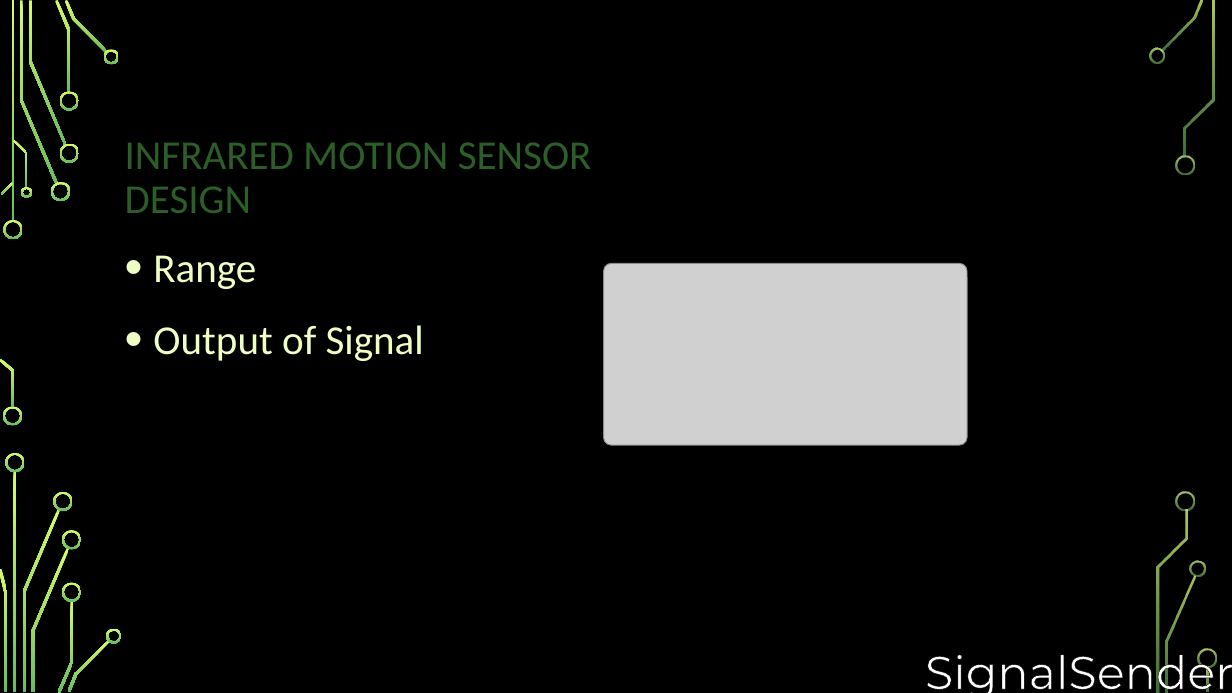
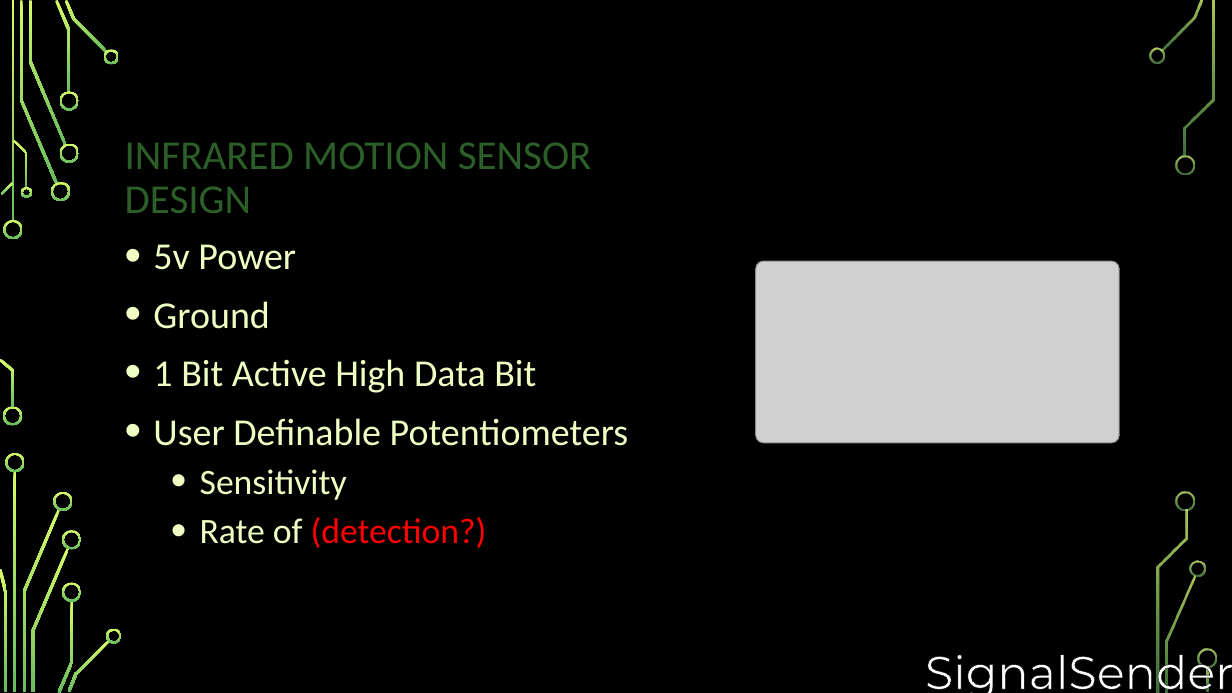
Before and after one commit to djklup/SignalSenders, a slide deck: slide 8 of Project Details/IR Presentation 3.pptx. Drawn at 1232x693 pixels with LibreOffice and Linux fonts; fonts in the diff are those of the drawing; grey boxes stand for pictures; background and template pictures are left out. Boxes give left, top, right and bottom in pixels: in the first picture for what was removed or moved away, otherwise in the second. Text is boxed around its words. In the diff, an @@ line names an element or a change of style, - is before the commit and + after.

```diff
--- a/Project Details/IR Presentation 3.pptx
+++ b/Project Details/IR Presentation 3.pptx
@@ text at bbox=[153, 244, 629, 548]: text changed; size 32 to 29.6 pt @@
-• Range
-• Output of Signal
+• 5v Power
+• Ground
+• 1 Bit Active High Data Bit
+• User Definable Potentiometers
+  • Sensitivity
+  • Rate of (detection?)
@@ picture: place and size @@
-picture at bbox=[604, 263, 967, 445]
+picture at bbox=[756, 262, 1119, 444]
```
Also in this commit, not shown: 7 other slides changed.
